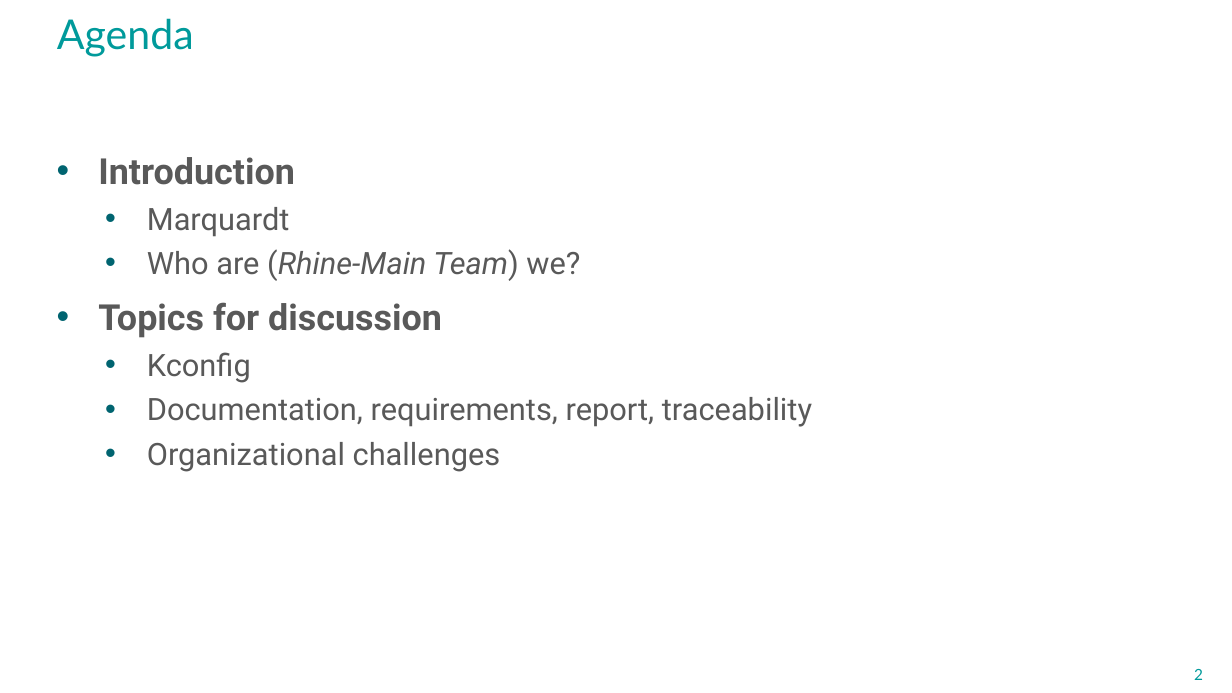
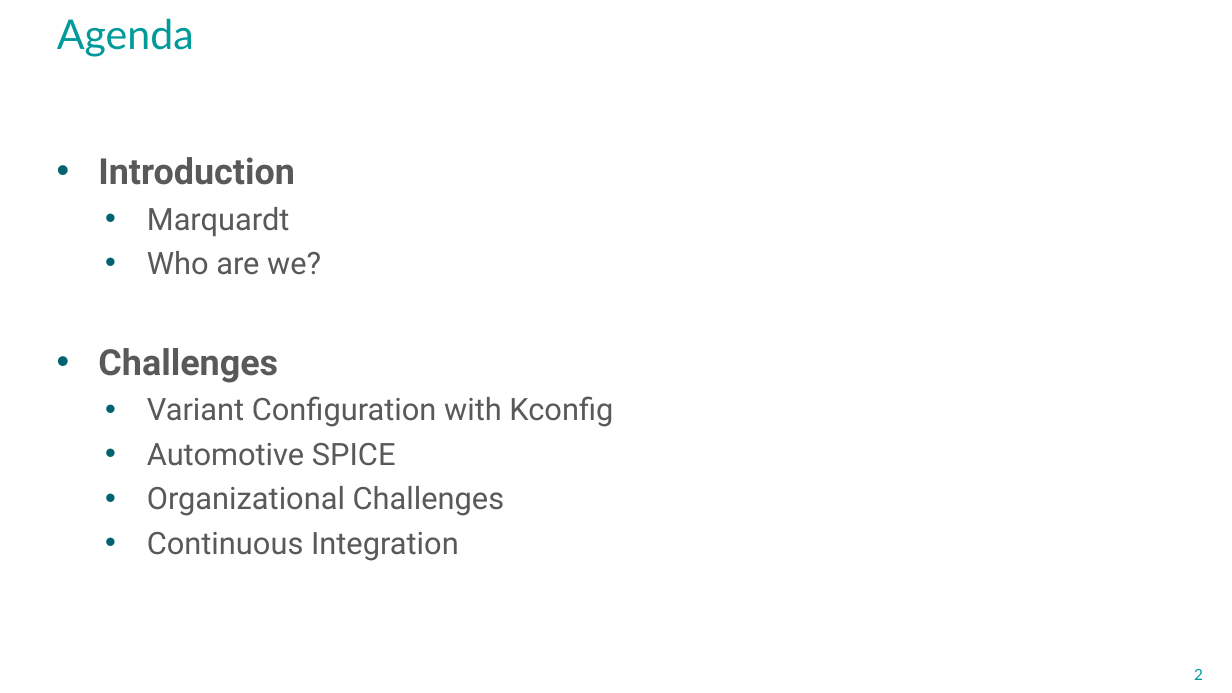
Before and after one commit to avengineers/SPLC2023, a slide deck: slide 2 of Challenges_at_Marquardt.pptx. Drawn at 1232x693 pixels with LibreOffice and Linux fonts; fonts in the diff are those of the drawing; background and template pictures are left out. Boxes give left, top, right and bottom in pixels: in the first picture for what was removed or moved away, otherwise in the second. Text is boxed around its words. In the diff, an @@ line names an element or a change of style, - is before the commit and + after.

```diff
--- a/Challenges_at_Marquardt.pptx
+++ b/Challenges_at_Marquardt.pptx
@@ text at <box>98,251,613,561</box>: text changed @@
-  • Who are (Rhine-Main Team) we?
-• Topics for discussion
-  • Kconfig
-  • Documentation, requirements, report, traceability
-  • Organizational challenges
+  • Who are we?
+• Challenges
+  • Variant Configuration with Kconfig
+  • Automotive SPICE
+  • Organizational Challenges
+  • Continuous Integration
```
Also in this commit, not shown: 8 other slides changed.
